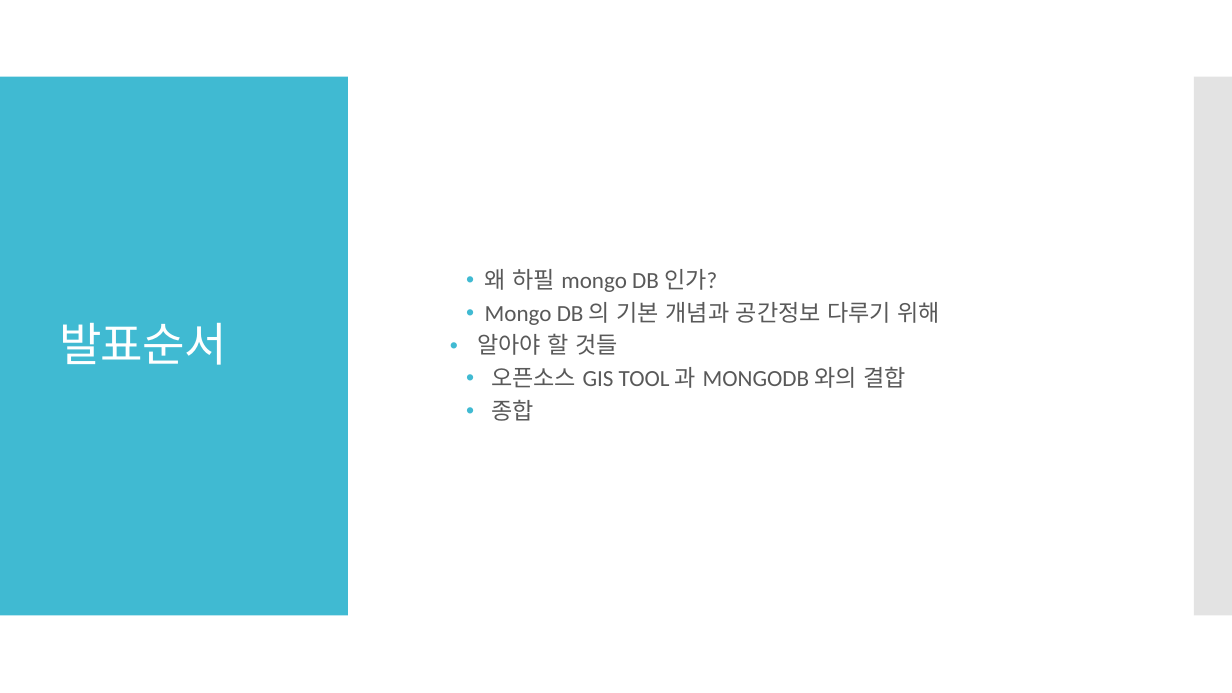
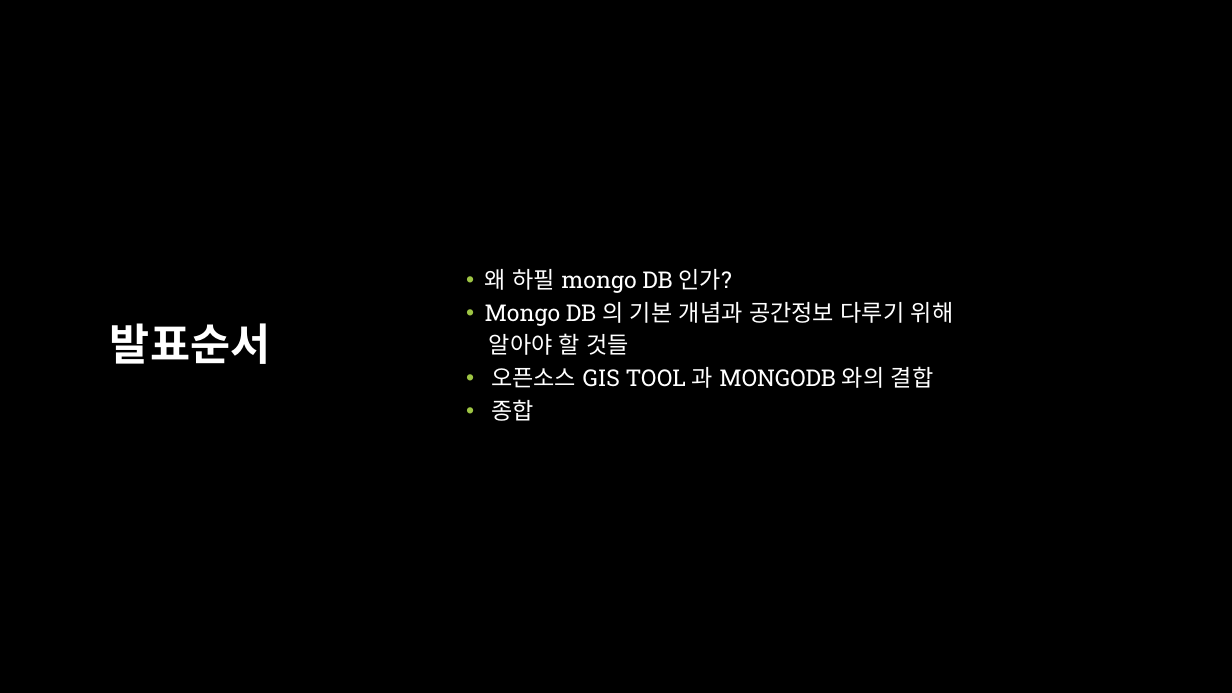
Before and after one commit to aliasgis/OSGEO, a slide deck: slide 2 of Mongodb 와 공간정보.pptx. Drawn at 1232x693 pixels with LibreOffice and Linux fonts; fonts in the diff are those of the drawing. Boxes give left, top, right and bottom in pixels: in the first picture for what was removed or moved away, otherwise in the second. Text is boxed around its words. In the diff, an @@ line names an element or a change of style, - is before the commit and + after.

```diff
--- a/Mongodb 와 공간정보.pptx
+++ b/Mongodb 와 공간정보.pptx
@@ background #FFFFFF to #000000 @@
@@ rectangle removed at [0, 77, 348, 616] @@
@@ rectangle removed at [1194, 77, 1232, 616] @@
@@ title "발표순서" at [110, 323, 270, 364]: size 36 to 34 pt, font Calibri to Roboto Slab, letter spacing -0.6 to 0 pt, bold on; alignment left to centre @@
@@ text "왜 하필 mongo DB 인가?" at [485, 269, 954, 421]: font Calibri to Roboto Slab, text colour #595959 to #FFFFFF; bullet colour #40BAD2 to #9EC544; bullet • to none @@
```
Also in this commit, not shown: 3 other slides changed, 5 slides added.
